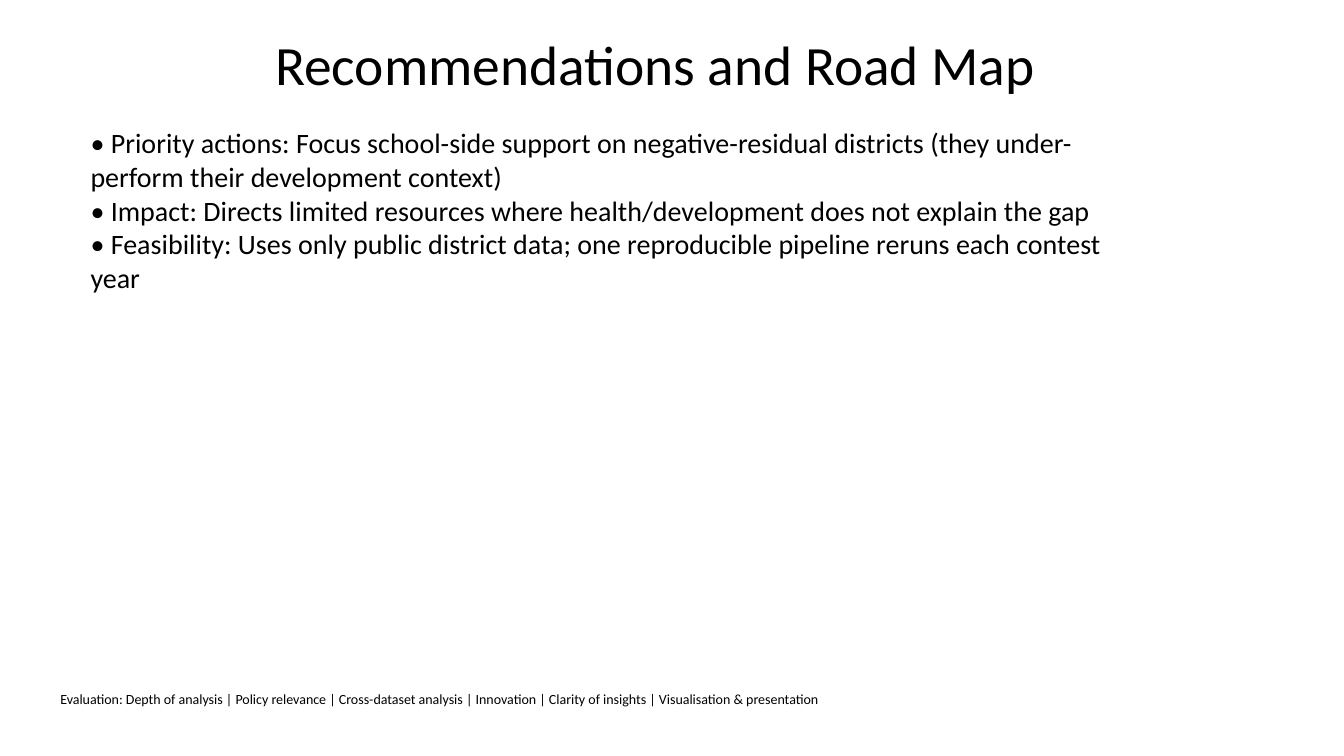
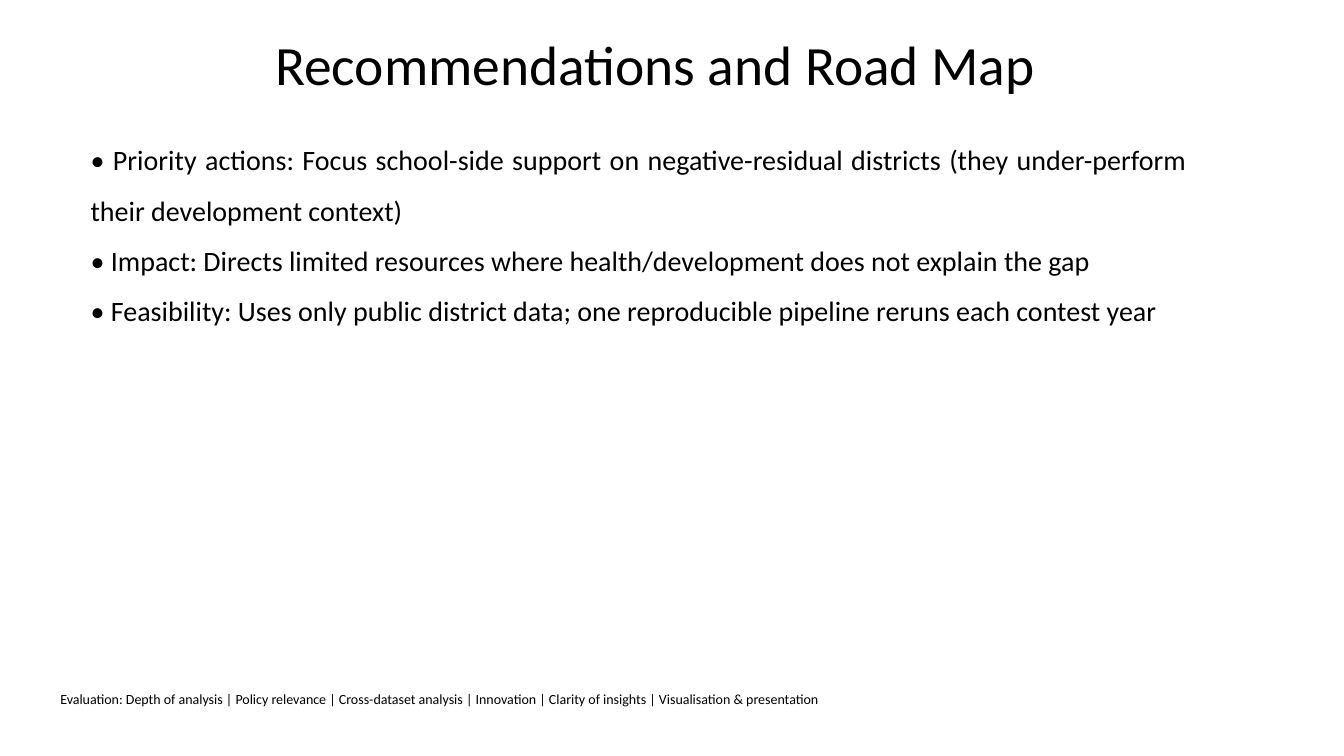
Before and after one commit to shreyassks/EduMiners, a slide deck: slide 9 of slides.pptx. Drawn at 1344x756 pixels with LibreOffice and Linux fonts; fonts in the diff are those of the drawing. Boxes give left, top, right and bottom in pixels: in the first picture for what was removed or moved away, otherwise in the second. Text is boxed around its words. In the diff, an @@ line names an element or a change of style, - is before the commit and + after.

```diff
--- a/slides.pptx
+++ b/slides.pptx
@@ text "• Priority actions: Focus school-side ..." at <box>91,150,1186,326</box>: alignment left to justified; line spacing 1 to 1.5 @@
```
Also in this commit, not shown: 10 other slides changed.
